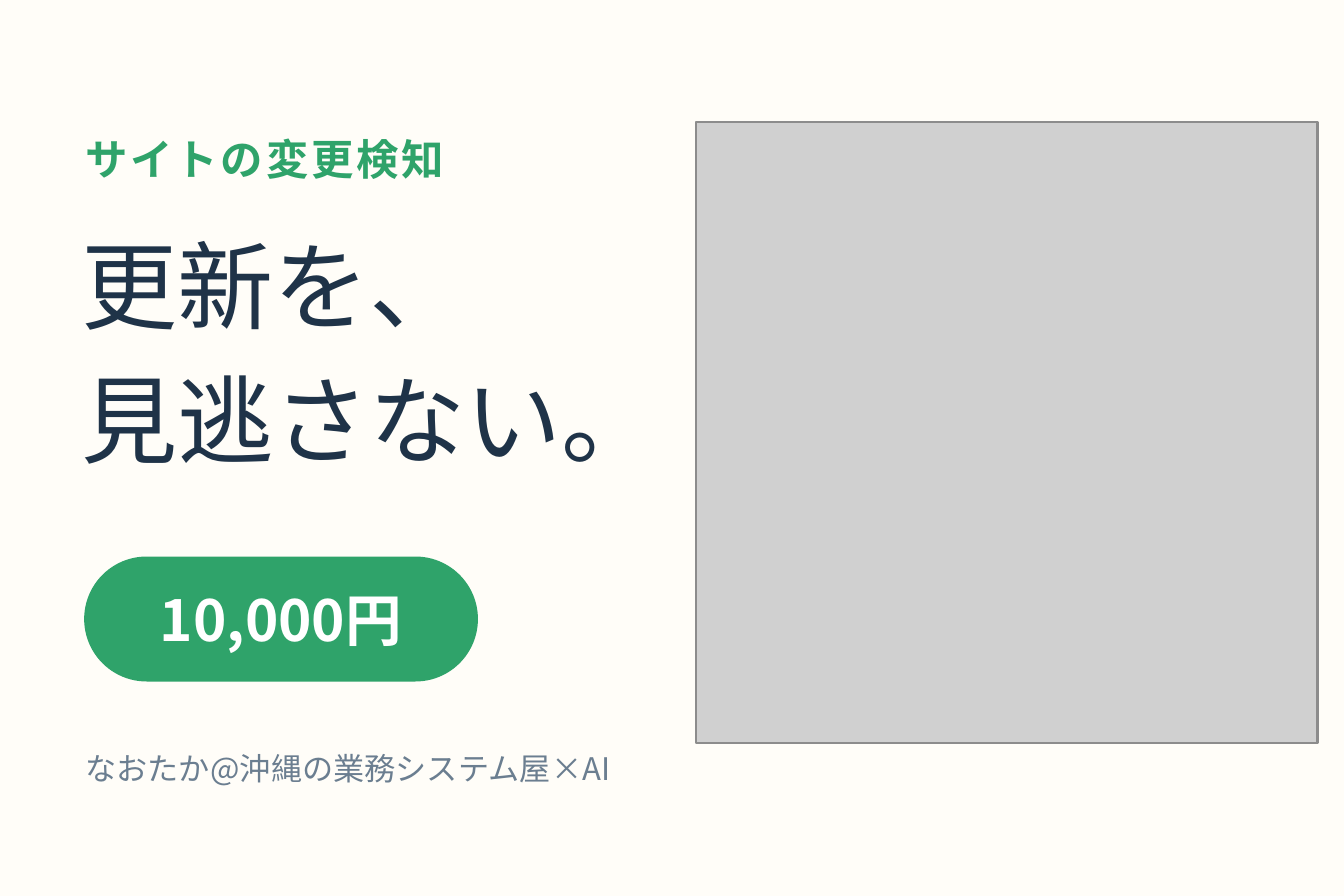
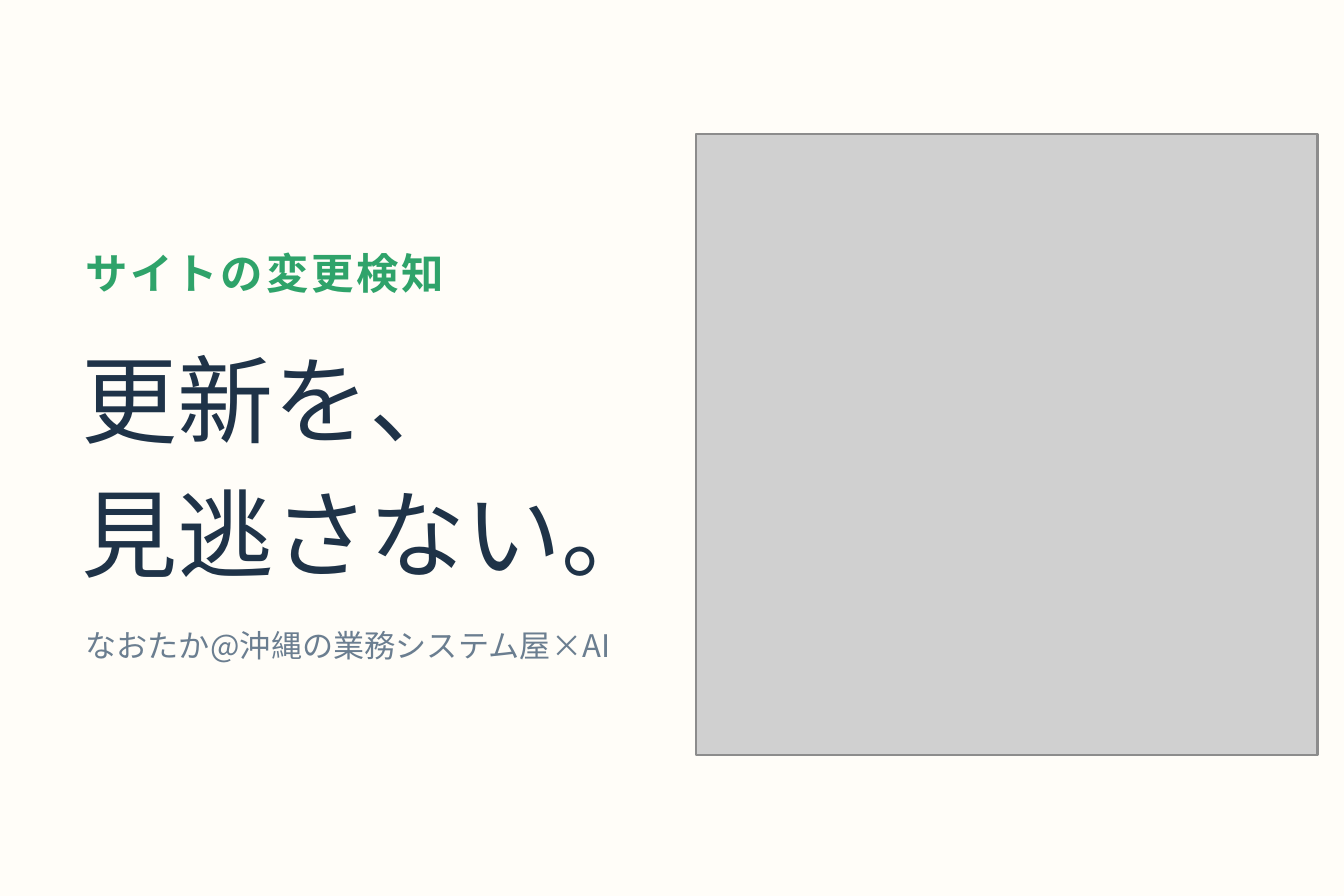
Before and after one commit to oshima0627/skill-libecity, a slide deck: slide 1 of listings/assets/pptx/03-henkou-kenchi.pptx. Drawn at 1344x896 pixels with LibreOffice and Linux fonts; fonts in the diff are those of the drawing; grey boxes stand for pictures. Boxes give left, top, right and bottom in pixels: in the first picture for what was removed or moved away, otherwise in the second. Text is boxed around its words. In the diff, an @@ line names an element or a change of style, - is before the commit and + after.

```diff
--- a/listings/assets/pptx/03-henkou-kenchi.pptx
+++ b/listings/assets/pptx/03-henkou-kenchi.pptx
@@ picture: place and size @@
-picture at [696,122,1318,743]
+picture at [696,134,1318,755]
@@ text "サイトの変更検知": place and size @@
-text "サイトの変更検知" at [85,138,444,179]
+text "サイトの変更検知" at [85,252,444,293]
@@ text "更新を、": place and size @@
-text "更新を、" at [81,241,657,464]
+text "更新を、" at [81,355,657,578]
@@ rounded rectangle removed at [86,558,477,680] @@
@@ text removed at [160,596,402,653] @@
-10,000円
@@ text "なおたか@沖縄の業務システム屋×AI": place and size @@
-text "なおたか@沖縄の業務システム屋×AI" at [85,754,610,786]
+text "なおたか@沖縄の業務システム屋×AI" at [85,631,610,663]
```
Also in this commit, not shown: 14 other files.
